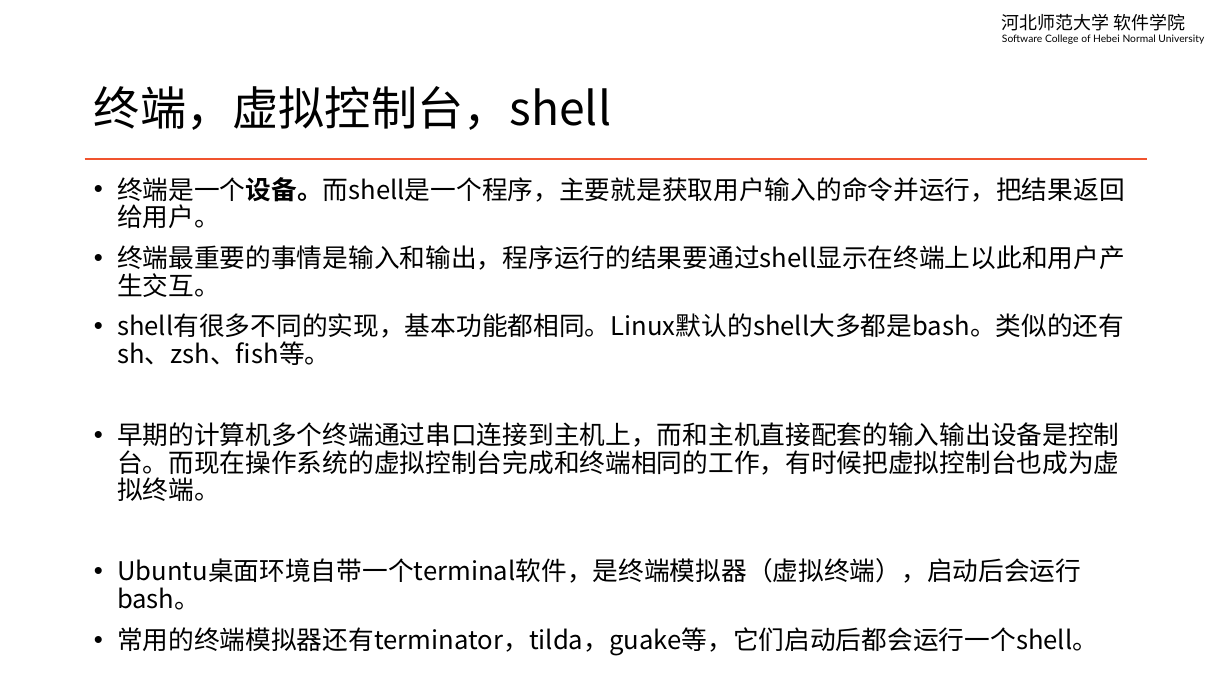
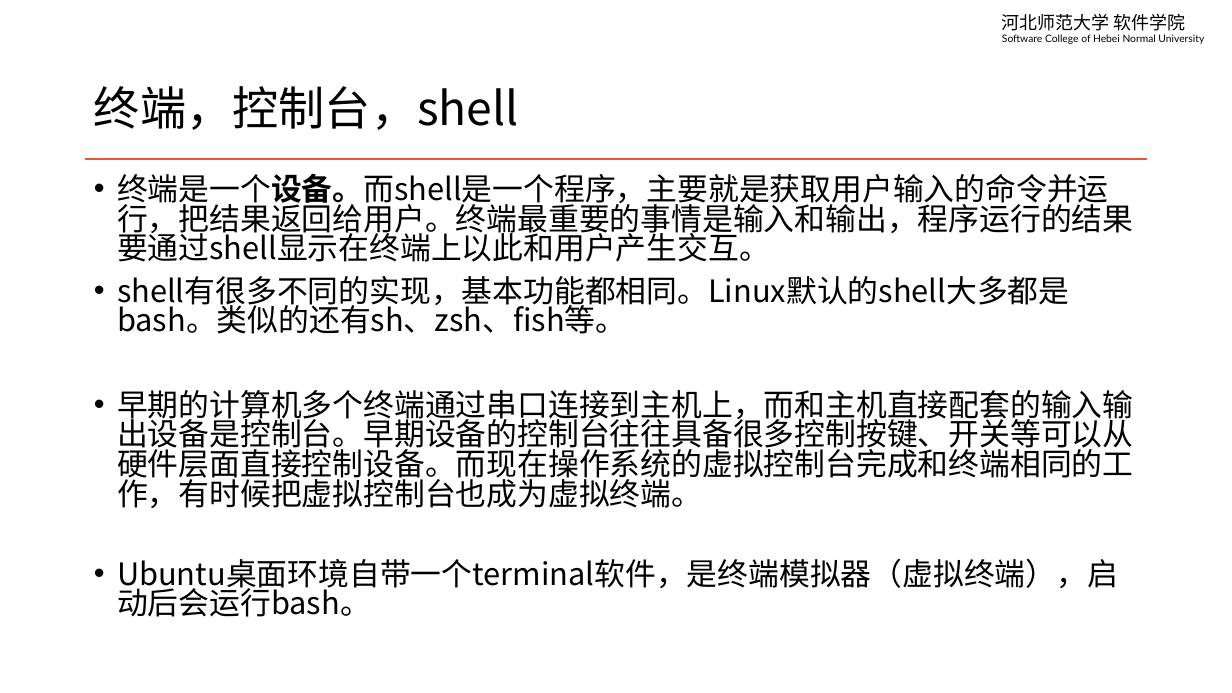
Before and after one commit to edu2act/course-linux-system, a slide deck: slide 4 of materials/slides/ch03-terminal-and-basic.pptx. Drawn at 1232x693 pixels with LibreOffice and Linux fonts; fonts in the diff are those of the drawing. Boxes give left, top, right and bottom in pixels: in the first picture for what was removed or moved away, otherwise in the second. Text is boxed around its words. In the diff, an @@ line names an element or a change of style, - is before the commit and + after.

```diff
--- a/materials/slides/ch03-terminal-and-basic.pptx
+++ b/materials/slides/ch03-terminal-and-basic.pptx
@@ title at (x1=94, y1=86, x2=519, y2=130): text changed @@
-终端，虚拟控制台，shell
+终端，控制台，shell
@@ text at (x1=117, y1=173, x2=1133, y2=262): text changed; size 20 to 24 pt @@
-• 终端是一个设备。而shell是一个程序，主要就是获取用户输入的命令并运行，把结果返回给用户。
-• 终端最重要的事情是输入和输出，程序运行的结果要通过shell显示在终端上以此和用户产生交互。
+• 终端是一个设备。而shell是一个程序，主要就是获取用户输入的命令并运行，把结果返回给用户。终端最重要的事情是输入和输出，程序运行的结果要通过shell显示在终端上以此和用户产生交互。
@@ text at (x1=117, y1=276, x2=1118, y2=617): size 20 to 24 pt in "shell有很多不同的实现，基本功能都相同。Linux默认的shell大多都是bash。类似的还有sh、zsh、fish ...", "Ubuntu桌面环境自带一个terminal软件，是终端模拟器（虚拟终端），启动后会运行bash。"; line spacing 0.9 to 0.8 @@
@@ text at (x1=117, y1=390, x2=1133, y2=508): text changed; size 20 to 24 pt @@
-• 早期的计算机多个终端通过串口连接到主机上，而和主机直接配套的输入输出设备是控制台。而现在操作系统的虚拟控制台完成和终端相同的工作，有时候把虚拟控制台也成为虚拟终端。
+• 早期的计算机多个终端通过串口连接到主机上，而和主机直接配套的输入输出设备是控制台。早期设备的控制台往往具备很多控制按键、开关等可以从硬件层面直接控制设备。而现在操作系统的虚拟控制台完成和终端相同的工作，有时候把虚拟控制台也成为虚拟终端。
@@ text at (x1=117, y1=627, x2=1098, y2=655): paragraph removed @@
-• 常用的终端模拟器还有terminator，tilda，guake等，它们启动后都会运行一个shell。
```
Also in this commit, not shown: 9 other slides changed, 2 slides added, 5 other files.
